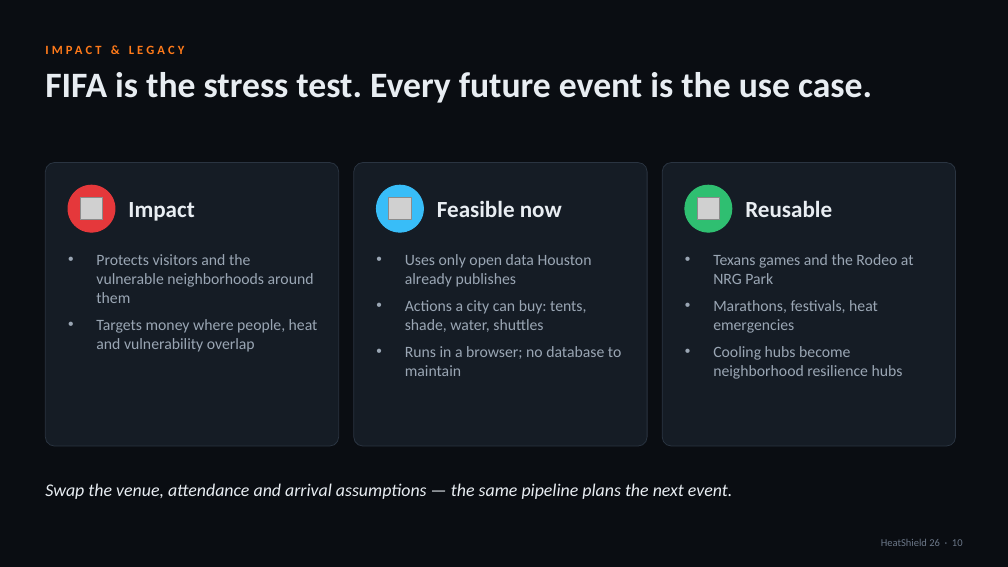
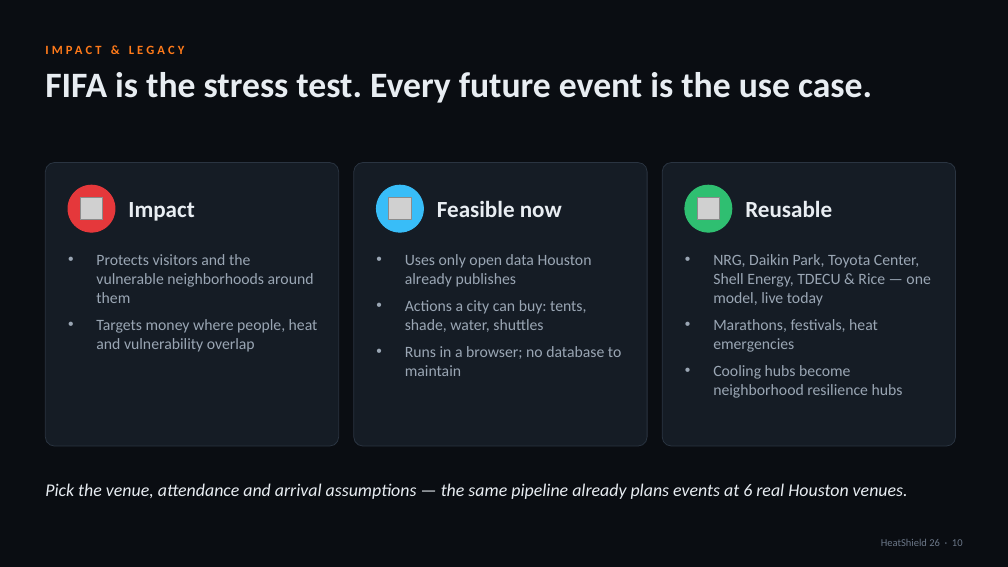
Before and after one commit to salman-khan03/heatshield26, a slide deck: slide 10 of docs/HeatShield26-Pitch.pptx. Drawn at 1008x567 pixels with LibreOffice and Linux fonts; fonts in the diff are those of the drawing; grey boxes stand for pictures. Boxes give left, top, right and bottom in pixels: in the first picture for what was removed or moved away, otherwise in the second. Text is boxed around its words. In the diff, an @@ line names an element or a change of style, - is before the commit and + after.

```diff
--- a/docs/HeatShield26-Pitch.pptx
+++ b/docs/HeatShield26-Pitch.pptx
@@ text at (713, 254, 930, 306): text changed @@
-• Texans games and the Rodeo at NRG Park
+• NRG, Daikin Park, Toyota Center, Shell Energy, TDECU & Rice — one model, live today
@@ text at (45, 483, 908, 499): text changed @@
-Swap the venue, attendance and arrival assumptions — the same pipeline plans the next event.
+Pick the venue, attendance and arrival assumptions — the same pipeline already plans events at 6 real Houston venues.
```
Also in this commit, not shown: 6 other slides changed, 3 other files.
